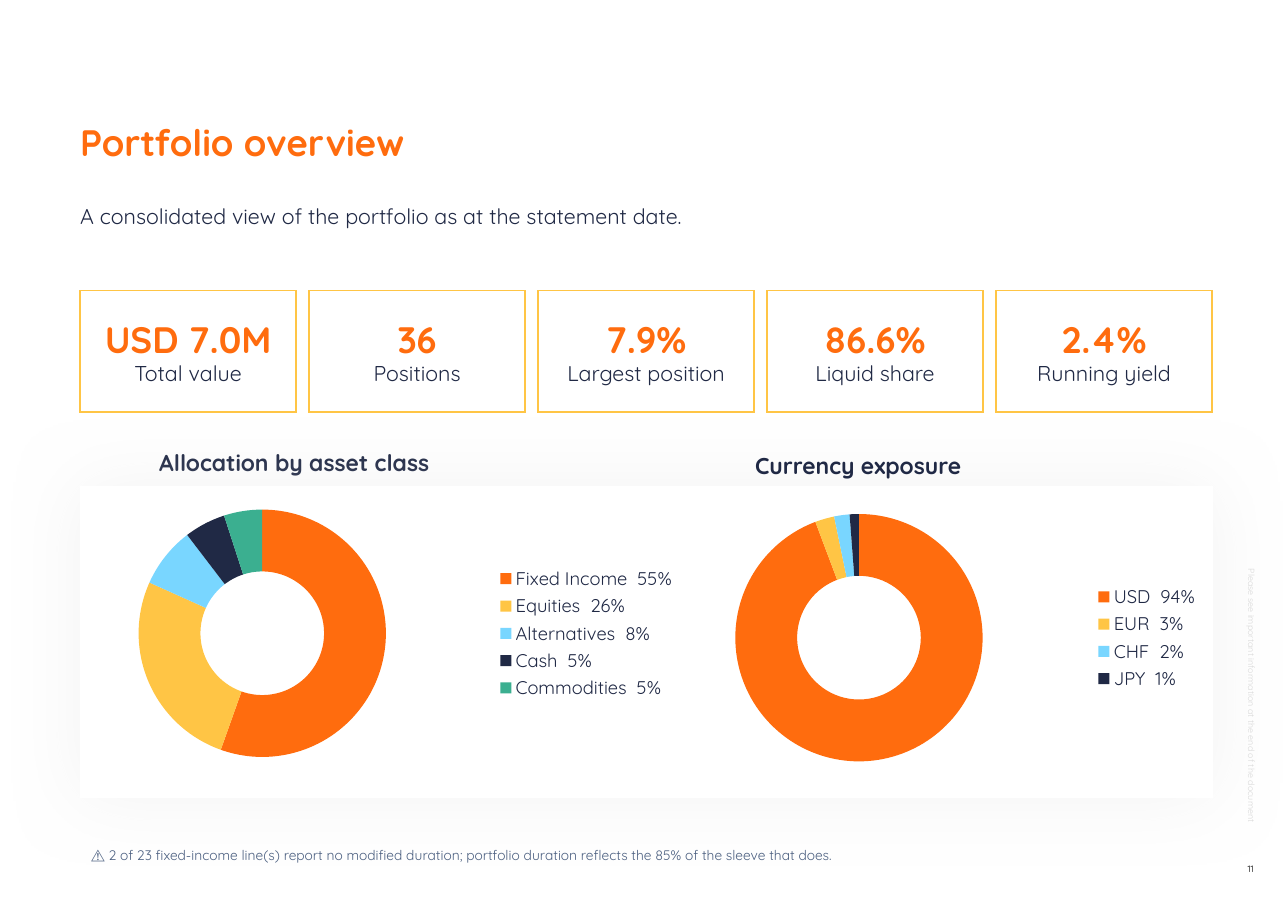
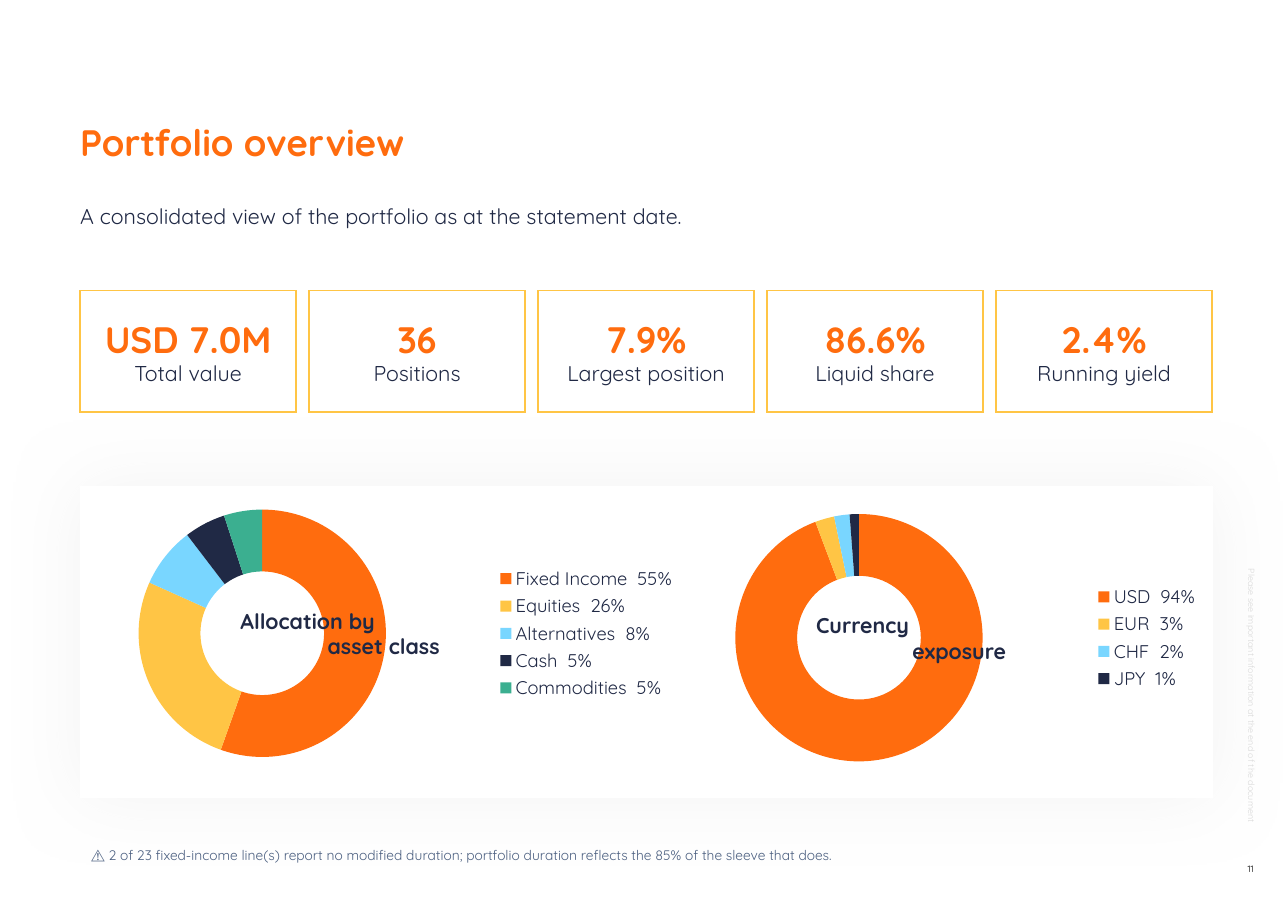
Before and after one commit to jb-db05/Investment_Proposal, a slide deck: slide 11 of investment-proposal-builder/assets/template.pptx. Drawn at 1288x911 pixels with LibreOffice and Linux fonts; fonts in the diff are those of the drawing; background and template pictures are left out. Boxes give left, top, right and bottom in pixels: in the first picture for what was removed or moved away, otherwise in the second. Text is boxed around its words. In the diff, an @@ line names an element or a change of style, - is before the commit and + after.

```diff
--- a/investment-proposal-builder/assets/template.pptx
+++ b/investment-proposal-builder/assets/template.pptx
@@ text "Allocation by asset class" at (x1=240, y1=607, x2=440, y2=655): size 15 to 14 pt; alignment left to centre; vertical alignment top to middle @@
@@ text "Allocation by asset class" moved from (x1=159, y1=454, x2=429, y2=476) to (x1=240, y1=607, x2=440, y2=655) @@
@@ text "Currency exposure" moved from (x1=755, y1=458, x2=961, y2=479) to (x1=816, y1=618, x2=1006, y2=665) @@
@@ text "Currency exposure" at (x1=816, y1=618, x2=1006, y2=665): size 15 to 14 pt; alignment left to centre; vertical alignment top to middle @@
```
Also in this commit, not shown: 8 other slides changed, 3 other files.
